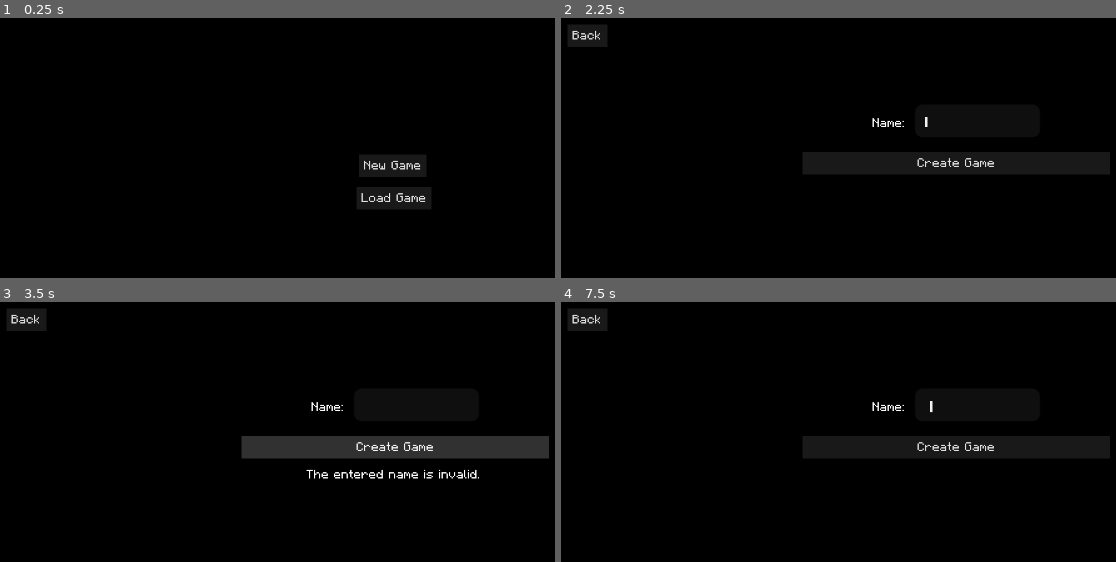
Above: before the commit, frames 1-4 (two rows, left to right).
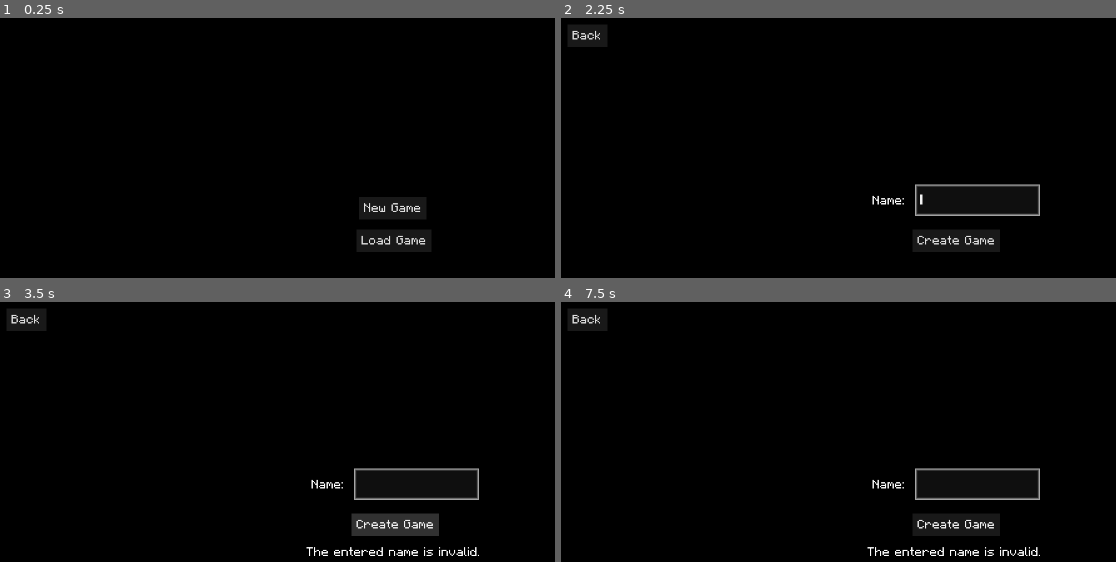
Above: after the commit, the same moments.

Repository: refrka/goRPG
Game: Godot game, scene res://game.tscn
Two runs of this game, one before a commit and one after it. Both use one fixed random seed, a clock stepped at 60 frames per second and the inputs below.
Inputs (mouse positions are in pixels of both pictures, inside the frame that each line leads up to):
- Up to frame 1 (0.25 s): no input
- Up to frame 2 (2.25 s): click "Load Game" at 0.5 s; click "Back" at 1.25 s; click "New Game" at 2 s
- Up to frame 3 (3.5 s): click "Create Game" at 2.75 s
- Up to frame 4 (7.5 s): click "Create Game" at 3.5 s; click "Create Game" at 4.25 s; tap Enter at 5, 6.5 s; move the mouse to (outside the picture) at 5.02 s; press the mouse at (outside the picture) at 5.03 s; tap Space at 5.75, 7.25 s; move the mouse to (794, 543) at 5.77 s; release the mouse at (794, 543) at 5.78 s; click (794, 543) at 5.85 s; move the mouse to (1032, 421) at 6.52 s; press the mouse at (1032, 421) at 6.53 s; move the mouse to (outside the picture) at 7.27 s; release the mouse at (outside the picture) at 7.28 s; click (outside the picture) at 7.35 s

The runs differ from the first frame. In frame 1, 3.3% of the frame differs, in the area x 64-78%, y 52-90%; in frame 2, 6.9%; in frame 3, 7.6%, in the area x 43-99%, y 38-98%; in frame 4, 7.3%.

Commit message:
Create new saves, delete them, load them, save, and quit.

Diff:
--- a/autoloads/Enums.gd
+++ b/autoloads/Enums.gd
@@ -4,7 +4,7 @@
 	GAME_START,
 	SAVE_DELETE,
 	SAVE_DIR,
-	SAVE_LIST_MISSING,
+	SAVE_MISSING,
 	SCENE_DUPLICATE,
 	SCENE_PATH,
 	SCENE_ROOT,
--- a/autoloads/Reference.gd
+++ b/autoloads/Reference.gd
@@ -1,7 +1,7 @@
 extends Node
 
 const GAME_NAME:= "goRPG"
-const SAVE_COUNT_MAX = 5
+const SAVE_COUNT_MAX = 3
 const SceneKey = Enums.SceneKey
 
 var scene_ref = {
--- a/autoloads/SaveHandler.gd
+++ b/autoloads/SaveHandler.gd
@@ -4,17 +4,6 @@
 var save_dir:= "saves/"
 var save_path:= root_dir + save_dir
 var dir = DirAccess.open(root_dir)
-var save_count: int:
-	get:
-		if _validate_save_dir():
-			var _dir = DirAccess.open(save_path)
-			var count = 0
-			for file in _dir.get_files():
-				var save_file = _dir.load(file)
-				if save_file.get_value("Save", "Game", Reference.GAME_NAME):
-					count += 1
-			return count
-		else: return 0
 
 var active_save: ConfigFile
 var save_list: Array:
@@ -28,12 +17,12 @@
 				save_list.append(save_file)
 		return save_list
 
-class Save:
-	var name: String
-	var path: String
-	var save_data: ConfigFile
-	func _init() -> void:
-		pass
+func _ready() -> void:
+	_connect_signals()
+
+func _connect_signals() -> void:
+	Signals.GAME_save_loaded.connect(_set_active_save)
+	Signals.GAME_update_save.connect(update_save)
 
 func create_save(_name: String) -> ConfigFile:
 	active_save = ConfigFile.new()
@@ -41,22 +30,18 @@
 		if !_create_save_dir():
 			Debug.log_error(Enums.ErrorKey.SAVE_DIR)
 			return
-	active_save.set_value("Save", "Game", Reference.GAME_NAME)
-	active_save.set_value("Player", "name", _name)
+	_set_initial_save_values(_name)
 	active_save.save(save_path + _name + ".ini")
 	return active_save
 
-func delete_save(save: ConfigFile) -> bool:
-	var _save_name = save.get_value("Player", "name")
-	var _save_path = save_path + _save_name + ".ini"
+func delete_save(_save: ConfigFile) -> bool:
+	var save_name = _save.get_value("Player", "name")
+	var _save_path = save_path + save_name + ".ini"
 	var delete: bool
 	if !dir.file_exists(_save_path):
 		delete = false
-		print("no dir")
-	if !dir.remove(_save_path):
-		delete = false
-		print("no file at path")
 	else:
+		dir.remove(_save_path)
 		delete = true
 	if delete == false:
 		Debug.log_error(Enums.ErrorKey.SAVE_DELETE)
@@ -64,21 +49,36 @@
 	else:
 		return true
 
+func get_save_value(section: String, key: String) -> Variant:
+	return active_save.get_value(section, key)
 
 func load_save(_name: String) -> void:
-	for save in save_list:
-		var save_name = save.get_value("Player", "name")
+	for _save in save_list:
+		var save_name = _save.get_value("Player", "name")
 		if save_name == _name:
-			active_save = save
+			active_save = _save
+
+func save() -> void:
+	var save_name = active_save.get_value("Player", "name")
+	if !validate_save(save_name):
+		Debug.log_error(Enums.ErrorKey.SAVE_MISSING)
+		return
+	var _save_path = save_path + save_name + ".ini"
+	if !_validate_save_dir():
+		Debug.log_error(Enums.ErrorKey.SAVE_DIR)
+	dir.remove(_save_path)
+	active_save.save(_save_path)
+
+func update_save(section: String, key: String, value: Variant) -> void:
+	active_save.set_value(section, key, value)
 
 func validate_save(_name: String) -> bool:
 	var valid:= false
-	for save in save_list:
-		var data = _load_data(save)
+	for _save in save_list:
+		var data = _load_data(_save)
 		if data["name"] == _name:
 			valid = true
 	return valid
-
 
 func _create_save_dir() -> bool:
 	var new_dir_error = dir.make_dir(save_dir)
@@ -92,6 +92,13 @@
 	save_data["name"] = save_file.get_value("Player", "name", null)
 	return save_data
 
+func _set_active_save(_save: ConfigFile) -> void:
+	active_save = _save
+
+func _set_initial_save_values(_name: String) -> void:
+	active_save.set_value("Save", "game", Reference.GAME_NAME)
+	active_save.set_value("Save", "play_count", 0)
+	active_save.set_value("Player", "name", _name)
 
 func _validate_save_dir() -> bool:
 	return dir.dir_exists(save_dir)
--- a/autoloads/Signals.gd
+++ b/autoloads/Signals.gd
@@ -4,5 +4,7 @@
 signal DEBUG_error_generated(error: Debug.Error) # on new Error generation
 signal DEBUG_print_errors # for now, at end of game.gd _ready, after GAME_started
 
+signal GAME_quit # when quit is selected in the menu
 signal GAME_started(game: Node) # at end if game.gd _ready()
-signal GAME_new_game_created # upon successful creation of a new Save
+signal GAME_save_loaded(save_file: ConfigFile) # upon successful load of a save
+signal GAME_update_save(section: String, key: String, value: Variant) # in many places
--- a/game.gd
+++ b/game.gd
@@ -1,6 +1,7 @@
 extends Node
 
 var game_root: SceneHandler.Root
+var main_menu: Node
 
 func _ready() -> void:
 	_connect_signals()
@@ -11,7 +12,9 @@
 		Signals.GAME_started.emit()
 
 func _connect_signals() -> void:
-	Signals.GAME_new_game_created.connect(_start_new_game)
+	Signals.GAME_save_loaded.connect(_start_game)
 
-func _start_new_game() -> void:
+func _start_game(_save: ConfigFile) -> void:
 	SceneHandler.add_scene(Enums.SceneKey.MAIN_GAME, game_root)
+	var play_count = SaveHandler.get_save_value("Save", "play_count")
+	Signals.GAME_update_save.emit("Save", "play_count", play_count + 1)
--- /dev/null
+++ b/main/main_game.gd
@@ -0,0 +1,35 @@
+extends Control
+
+func _ready() -> void:
+	_connect_signals()
+	%MenuList.visible = false
+	%MenuButton.pressed.connect(_show_game_menu)
+	%MenuSaveButton.pressed.connect(_save_game)
+	%MenuQuitButton.pressed.connect(_quit_game)
+	gui_input.connect(_select_bg)
+
+func _connect_signals() -> void:
+	pass
+
+func _hide_game_menu() -> void:
+	if %MenuButton.pressed.is_connected(_hide_game_menu):
+		%MenuButton.pressed.disconnect(_hide_game_menu)
+		%MenuButton.pressed.connect(_show_game_menu)
+	%MenuList.visible = false
+
+func _quit_game() -> void:
+	queue_free()
+	Signals.GAME_quit.emit()
+
+func _save_game() -> void:
+	SaveHandler.save()
+
+func _select_bg(input: InputEvent) -> void:
+	if input.is_action_pressed("select"):
+		_hide_game_menu()
+
+func _show_game_menu() -> void:
+	if %MenuButton.pressed.is_connected(_show_game_menu):
+		%MenuButton.pressed.disconnect(_show_game_menu)
+		%MenuButton.pressed.connect(_hide_game_menu)
+	%MenuList.visible = true
--- a/main/main_game.tscn
+++ b/main/main_game.tscn
@@ -1,4 +1,6 @@
-[gd_scene format=3 uid="uid://b0cl3m33ocm01"]
+[gd_scene load_steps=2 format=3 uid="uid://ckcof4jw8re0e"]
+
+[ext_resource type="Script" uid="uid://djby4j0g6im6w" path="res://main/main_game.gd" id="1_ixex6"]
 
 [node name="MainGame" type="Control"]
 layout_mode = 3
@@ -7,12 +9,55 @@
 anchor_bottom = 1.0
 grow_horizontal = 2
 grow_vertical = 2
+script = ExtResource("1_ixex6")
 
-[node name="RichTextLabel" type="RichTextLabel" parent="."]
-layout_mode = 0
-offset_right = 40.0
-offset_bottom = 40.0
-bbcode_enabled = true
-text = "new game start"
-fit_content = true
-autowrap_mode = 0
+[node name="GameUI" type="Control" parent="."]
+unique_name_in_owner = true
+layout_mode = 1
+anchors_preset = 15
+anchor_right = 1.0
+anchor_bottom = 1.0
+grow_horizontal = 2
+grow_vertical = 2
+mouse_filter = 2
+
+[node name="MarginContainer" type="MarginContainer" parent="GameUI"]
+layout_mode = 1
+offset_right = 26.0
+offset_bottom = 19.0
+mouse_filter = 2
+theme_override_constants/margin_left = 5
+theme_override_constants/margin_top = 5
+theme_override_constants/margin_right = 5
+theme_override_constants/margin_bottom = 5
+
+[node name="VBoxContainer" type="VBoxContainer" parent="GameUI/MarginContainer"]
+layout_mode = 2
+
+[node name="MenuButton" type="Button" parent="GameUI/MarginContainer/VBoxContainer"]
+unique_name_in_owner = true
+layout_mode = 2
+size_flags_horizontal = 0
+size_flags_vertical = 0
+text = "Menu"
+
+[node name="MarginContainer" type="MarginContainer" parent="GameUI/MarginContainer/VBoxContainer"]
+layout_mode = 2
+mouse_filter = 2
+
+[node name="MenuList" type="VBoxContainer" parent="GameUI/MarginContainer/VBoxContainer/MarginContainer"]
+unique_name_in_owner = true
+visible = false
+custom_minimum_size = Vector2(25, 0)
+layout_mode = 2
+mouse_filter = 2
+
+[node name="MenuSaveButton" type="Button" parent="GameUI/MarginContainer/VBoxContainer/MarginContainer/MenuList"]
+unique_name_in_owner = true
+layout_mode = 2
+text = "Save"
+
+[node name="MenuQuitButton" type="Button" parent="GameUI/MarginContainer/VBoxContainer/MarginContainer/MenuList"]
+unique_name_in_owner = true
+layout_mode = 2
+text = "Quit"
--- a/main/main_menu.gd
+++ b/main/main_menu.gd
@@ -2,6 +2,7 @@
 
 var new_game: NewGame
 var save_row = preload("res://main/save_row.tscn")
+var selected_row: PanelContainer
 
 class NewGame:
 	var name: String:
@@ -29,6 +30,7 @@
 		error_label.text = "The entered name is invalid."
 
 func _ready() -> void:
+	name = "MainMenu"
 	new_game = NewGame.new(%NameEntry, %NameEntryError, %CreateGameButton)
 	_connect_signals()
 	_show(%MainMenu)
@@ -39,46 +41,68 @@
 	%NameEntry.text_submitted.connect(_on_name_submitted)
 	%CreateGameButton.pressed.connect(func():%NameEntry.text_submitted.emit(%NameEntry.text))
 	%BackButton.pressed.connect(_main_menu)
+	Signals.GAME_quit.connect(_show.bind(%MainMenu))
 
-func _load_game() -> void:
-	_show(%LoadGameMenu)
-	var count = 0
-	for save in SaveHandler.save_list:
-		count += 1
-		var hbox = _create_save_row(save)
-		%SaveList.add_child(hbox)
-
-func _create_save_row(save: ConfigFile) -> HBoxContainer:
+func _create_save_row(save: ConfigFile) -> PanelContainer:
 	var row = save_row.instantiate()
 	var row_label = row.find_child("SaveName")
 	var row_button = row.find_child("DeleteButton")
-	row_button.pressed.connect(_delete_menu.bind(save))
+	row_button.pressed.connect(_delete_menu.bind(row, save))
 	row_label.text = save.get_value("Player", "name")
+	row.gui_input.connect(_save_row_selected.bind(row, save))
 	return row
 
-func _delete_menu(save: ConfigFile) -> void:
+func _delete_menu(row: PanelContainer, save: ConfigFile) -> void:
 	var save_name = save.get_value("Player", "name")
+	%DeleteButton.visible = true
 	%DeleteLabel.text = "Are you sure you want to delete the save '%s'?" % save_name
-	%DeleteButton.pressed.connect(_delete_save.bind(save))
+	%DeleteButton.pressed.connect(_delete_save.bind(row, save))
 	_show(%DeleteSaveMenu)
 
-func _delete_save(save: ConfigFile) -> void:
-	print("_delete_save main_menu.gd")
+func _delete_save(row: PanelContainer, save: ConfigFile) -> void:
 	var save_name = save.get_value("Player", "name")
 	if !SaveHandler.validate_save(save_name):
-		Debug.log_error(Enums.ErrorKey.SAVE_LIST_MISSING)
+		Debug.log_error(Enums.ErrorKey.SAVE_MISSING)
 		return
 	if SaveHandler.delete_save(save):
-		print("deleted")
+		row.queue_free()
 		%DeleteLabel.text = "Save deleted"
 		%DeleteButton.visible = false
+		%DeleteButton.pressed.disconnect(_delete_save)
+
+func _load_game() -> void:
+	%LoadSaveButton.disabled = true
+	_show(%LoadGameMenu)
+	if SaveHandler.save_list.size() == 0:
+		%LoadGameLabel.text = "No saves."
+		%LoadSaveButton.disabled = true
+	else:
+		%LoadGameLabel.text = "Current saves:"
+		for child in %SaveList.get_children():
+			if child != %LoadGameLabel:
+				%SaveList.remove_child(child)
+		for save in SaveHandler.save_list:
+			var hbox = _create_save_row(save)
+			%SaveList.add_child(hbox)
+
+func _load_save(save: ConfigFile) -> void:
+	Signals.GAME_save_loaded.emit(save)
+	visible = false
 
 func _main_menu() -> void:
+	%NameEntry.text = ""
 	_show(%MainMenu)
 
 func _new_game() -> void:
+	if SaveHandler.save_list.size() >= Reference.SAVE_COUNT_MAX:
+		%CreateGameButton.disabled = true
+		%NameEntry.editable = false
+		%NameEntryError.text = "Delete a save to make room."
+	else:
+		%CreateGameButton.disabled = false
+		%NameEntry.editable = true
+		%NameEntry.edit()
 	_show(%NewGameMenu)
-	%NameEntry.edit()
 
 func _on_menu_button_pressed(_callable: Callable) -> void:
 	_callable.call()
@@ -87,12 +111,30 @@
 	if _name == "":
 		new_game.name_error()
 		return
-	SaveHandler.create_save(_name)
-	if new_game == SaveHandler.active_save:
-		Signals.GAME_new_game_created.emit()
+	var new_save = SaveHandler.create_save(_name)
+	if new_save == SaveHandler.active_save:
+		Signals.GAME_save_loaded.emit(new_save)
 	visible = false
 
+func _save_row_selected(input: InputEvent, row: PanelContainer, save: ConfigFile) -> void:
+	if input.is_action_pressed("select"):
+		if %LoadSaveButton.pressed.has_connections():
+			%LoadSaveButton.pressed.disconnect(_load_save)
+		%LoadSaveButton.disabled = false
+		%LoadSaveButton.pressed.connect(_load_save.bind(save))
+		selected_row = row
+		for _save_row in %SaveList.get_children():
+			if _save_row != row:
+				var _stylebox = _save_row.get_theme_stylebox("panel").duplicate()
+				_stylebox.draw_center = false
+				_save_row.add_theme_stylebox_override("panel", _stylebox)
+
+		var stylebox = row.get_theme_stylebox("panel").duplicate()
+		stylebox.draw_center = true
+		row.add_theme_stylebox_override("panel", stylebox)
+
 func _show(menu: Node) -> void:
+	visible = true
 	for child in get_children():
 		child.visible = false
 	if menu != %MainMenu:
--- a/main/main_menu.tscn
+++ b/main/main_menu.tscn
@@ -14,7 +14,6 @@
 
 [node name="BackButtonNode" type="MarginContainer" parent="."]
 unique_name_in_owner = true
-visible = false
 layout_mode = 1
 offset_right = 50.0
 offset_bottom = 36.0
@@ -47,9 +46,9 @@
 anchor_right = 0.5
 anchor_bottom = 0.5
 offset_left = -48.0
-offset_top = -33.0
+offset_top = -16.0
 offset_right = 48.0
-offset_bottom = 33.0
+offset_bottom = 9.0
 grow_horizontal = 2
 grow_vertical = 2
 
@@ -67,7 +66,6 @@
 
 [node name="NewGameMenu" type="Control" parent="."]
 unique_name_in_owner = true
-visible = false
 layout_mode = 1
 anchors_preset = 15
 anchor_right = 1.0
@@ -84,19 +82,23 @@
 anchor_right = 0.5
 anchor_bottom = 0.5
 offset_left = -61.5
-offset_top = -53.0
+offset_top = -22.0
 offset_right = 61.5
-offset_bottom = 53.0
+offset_bottom = 22.0
 grow_horizontal = 2
 grow_vertical = 2
 
 [node name="HBoxContainer" type="HBoxContainer" parent="NewGameMenu/VBoxContainer"]
 layout_mode = 2
 size_flags_horizontal = 4
+size_flags_vertical = 2
+size_flags_stretch_ratio = 0.2
 alignment = 1
 
 [node name="RichTextLabel" type="RichTextLabel" parent="NewGameMenu/VBoxContainer/HBoxContainer"]
-layout_mode = 2
+custom_minimum_size = Vector2(0, 15)
+layout_mode = 2
+size_flags_vertical = 4
 bbcode_enabled = true
 text = "Name:"
 fit_content = true
@@ -105,7 +107,7 @@
 
 [node name="NameEntry" type="LineEdit" parent="NewGameMenu/VBoxContainer/HBoxContainer"]
 unique_name_in_owner = true
-custom_minimum_size = Vector2(50, 15)
+custom_minimum_size = Vector2(50, 0)
 layout_mode = 2
 size_flags_vertical = 4
 max_length = 15
@@ -114,12 +116,17 @@
 [node name="CreateGameButton" type="Button" parent="NewGameMenu/VBoxContainer"]
 unique_name_in_owner = true
 layout_mode = 2
+size_flags_horizontal = 4
+size_flags_vertical = 2
+size_flags_stretch_ratio = 0.2
 text = "Create Game"
 
 [node name="NameEntryError" type="RichTextLabel" parent="NewGameMenu/VBoxContainer"]
 unique_name_in_owner = true
 layout_mode = 2
 size_flags_horizontal = 4
+size_flags_vertical = 2
+size_flags_stretch_ratio = 0.6
 bbcode_enabled = true
 fit_content = true
 autowrap_mode = 0
@@ -142,9 +149,9 @@
 anchor_top = 0.5
 anchor_right = 0.5
 anchor_bottom = 0.5
-offset_left = -20.0
+offset_left = -40.0
 offset_top = -20.0
-offset_right = 20.0
+offset_right = 40.0
 offset_bottom = 20.0
 grow_horizontal = 2
 grow_vertical = 2
@@ -156,16 +163,20 @@
 unique_name_in_owner = true
 layout_mode = 2
 
-[node name="RichTextLabel" type="RichTextLabel" parent="LoadGameMenu/MarginContainer/VBoxContainer/SaveList"]
+[node name="LoadGameLabel" type="RichTextLabel" parent="LoadGameMenu/MarginContainer/VBoxContainer/SaveList"]
+unique_name_in_owner = true
 layout_mode = 2
 bbcode_enabled = true
 text = "Current saves:"
 fit_content = true
 autowrap_mode = 0
-
-[node name="Button" type="Button" parent="LoadGameMenu/MarginContainer/VBoxContainer"]
-layout_mode = 2
-text = "Load Game"
+horizontal_alignment = 1
+
+[node name="LoadSaveButton" type="Button" parent="LoadGameMenu/MarginContainer/VBoxContainer"]
+unique_name_in_owner = true
+layout_mode = 2
+size_flags_horizontal = 4
+text = "Load Save"
 
 [node name="DeleteSaveMenu" type="Control" parent="."]
 unique_name_in_owner = true
--- a/main/save_row.tscn
+++ b/main/save_row.tscn
@@ -1,30 +1,50 @@
-[gd_scene format=3 uid="uid://cqx7g4sp4w6s"]
+[gd_scene load_steps=2 format=3 uid="uid://cqx7g4sp4w6s"]
 
-[node name="HBoxContainer" type="HBoxContainer"]
-anchors_preset = 10
+[sub_resource type="StyleBoxFlat" id="StyleBoxFlat_2fxwn"]
+bg_color = Color(0.0605303, 0.0605303, 0.0605303, 1)
+draw_center = false
+
+[node name="SaveRow" type="PanelContainer"]
+anchors_preset = 15
 anchor_right = 1.0
-offset_bottom = 23.0
+anchor_bottom = 1.0
 grow_horizontal = 2
+grow_vertical = 2
+size_flags_horizontal = 4
+theme_override_styles/panel = SubResource("StyleBoxFlat_2fxwn")
 
-[node name="RichTextLabel" type="RichTextLabel" parent="."]
+[node name="MarginContainer" type="MarginContainer" parent="."]
+layout_mode = 2
+theme_override_constants/margin_left = 2
+theme_override_constants/margin_top = 2
+theme_override_constants/margin_right = 2
+theme_override_constants/margin_bottom = 2
+
+[node name="HBoxContainer" type="HBoxContainer" parent="MarginContainer"]
+layout_mode = 2
+mouse_filter = 2
+
+[node name="RichTextLabel" type="RichTextLabel" parent="MarginContainer/HBoxContainer"]
 layout_mode = 2
 size_flags_stretch_ratio = 0.0
+mouse_filter = 2
 bbcode_enabled = true
 text = ">"
 fit_content = true
 autowrap_mode = 0
 vertical_alignment = 1
 
-[node name="SaveName" type="RichTextLabel" parent="."]
+[node name="SaveName" type="RichTextLabel" parent="MarginContainer/HBoxContainer"]
 layout_mode = 2
 size_flags_horizontal = 3
 size_flags_stretch_ratio = 0.0
+mouse_filter = 2
 bbcode_enabled = true
 fit_content = true
 autowrap_mode = 0
 vertical_alignment = 1
 
-[node name="DeleteButton" type="Button" parent="."]
+[node name="DeleteButton" type="Button" parent="MarginContainer/HBoxContainer"]
 layout_mode = 2
 size_flags_horizontal = 10
 text = "X"
--- a/project.godot
+++ b/project.godot
@@ -36,6 +36,14 @@
 
 theme/custom="uid://bv8ucnas201py"
 
+[input]
+
+select={
+"deadzone": 0.2,
+"events": [Object(InputEventMouseButton,"resource_local_to_scene":false,"resource_name":"","device":-1,"window_id":0,"alt_pressed":false,"shift_pressed":false,"ctrl_pressed":false,"meta_pressed":false,"button_mask":0,"position":Vector2(0, 0),"global_position":Vector2(0, 0),"factor":1.0,"button_index":1,"canceled":false,"pressed":false,"double_click":false,"script":null)
+]
+}
+
 [rendering]
 
 textures/canvas_textures/default_texture_filter=0
--- a/resources/game_theme.tres
+++ b/resources/game_theme.tres
@@ -38,6 +38,18 @@
 
 [sub_resource type="StyleBoxEmpty" id="StyleBoxEmpty_oitfk"]
 
+[sub_resource type="StyleBoxFlat" id="StyleBoxFlat_5c6gk"]
+content_margin_left = 2.0
+content_margin_right = 2.0
+bg_color = Color(0.0605303, 0.0605303, 0.0605303, 1)
+border_width_left = 1
+border_width_top = 1
+border_width_right = 1
+border_width_bottom = 1
+border_blend = true
+
+[sub_resource type="StyleBoxFlat" id="StyleBoxFlat_kyjye"]
+
 [resource]
 default_font = ExtResource("1_ntlge")
 default_font_size = 4
@@ -48,6 +60,8 @@
 Button/styles/normal = SubResource("StyleBoxFlat_oitfk")
 Button/styles/pressed = SubResource("StyleBoxFlat_jqkxy")
 LineEdit/styles/focus = SubResource("StyleBoxEmpty_oitfk")
+LineEdit/styles/normal = SubResource("StyleBoxFlat_5c6gk")
+OptionButton/styles/pressed = SubResource("StyleBoxFlat_kyjye")
 RichTextLabel/fonts/bold_font = ExtResource("1_oitfk")
 RichTextLabel/fonts/bold_italics_font = ExtResource("2_lyffh")
 RichTextLabel/fonts/italics_font = ExtResource("3_jqkxy")
--- a/utility/debug/error_messages.gd
+++ b/utility/debug/error_messages.gd
@@ -6,7 +6,7 @@
 	ErrorKey.GAME_START: "A fatal error occurred before game start.",
 	ErrorKey.SAVE_DELETE: "Unable to validate save for deletion.",
 	ErrorKey.SAVE_DIR: "Unable to validate save directory.",
-	ErrorKey.SAVE_LIST_MISSING: "Unable to locate save in save_list.",
+	ErrorKey.SAVE_MISSING: "Unable to locate save file.",
 	ErrorKey.SCENE_DUPLICATE: "Attempting to load a duplicate scene.",
 	ErrorKey.SCENE_PATH: "Invalid scene path.",
 	ErrorKey.SCENE_ROOT: "Invalid scene root.",
Not shown, added: main/main_game.gd.uid
Not shown: 1 places in resources/game_theme.tres that only renumber resources
Not shown, changed: todo.txt
